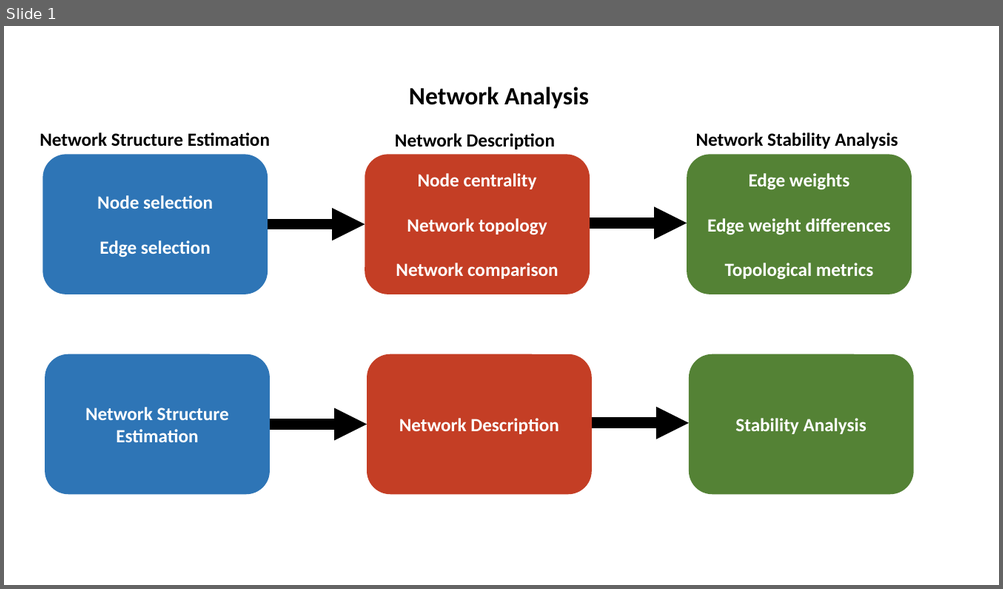
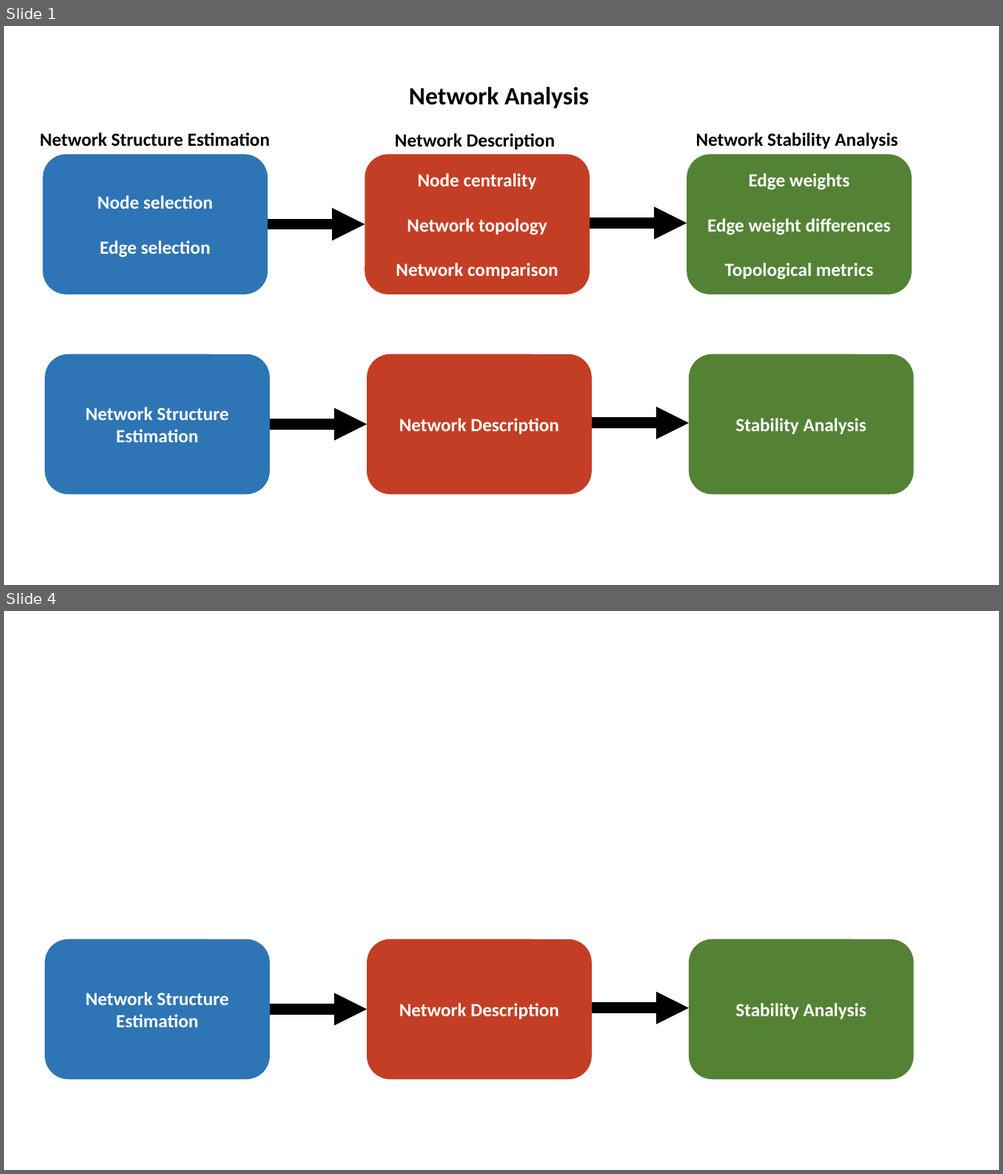
Before and after one commit to le-clemo/EMA-mindfulness, a slide deck: Figures/Thesis_figures.pptx. Shown one above the other, each under a label of ours: slide 1 before the commit, slides 1 and 4 after it; the slides between them are not shown. The pictures are 1003x589 and 1003x1174 pixels, drawn with LibreOffice and Linux fonts; fonts in the diff are those of the drawing. Boxes give left, top, right and bottom in pixels: in the first picture for what was removed or moved away, otherwise in the second. Text is boxed around its words. In the diff, an @@ line names an element or a change of style, - is before the commit and + after.

```diff
--- a/Figures/Thesis_figures.pptx
+++ b/Figures/Thesis_figures.pptx
@@ slide 4 added at (4, 611, 999, 1170), background #FFFFFF @@
@@ rounded rectangle added at (45, 940, 270, 1079), fill #2E75B6, 18 pt, text #FFFFFF, bold @@
+Network Structure Estimation
@@ rounded rectangle added at (367, 940, 591, 1079), fill #C43E25, 18 pt, text #FFFFFF, bold @@
+Network Description
@@ rounded rectangle added at (689, 940, 913, 1079), fill #548235, 18 pt, text #FFFFFF, bold @@
+Stability Analysis
@@ arrow added from (270, 1009) to (367, 1009), #000000 10.5 pt @@
@@ arrow added from (592, 1008) to (689, 1008), #000000 10.5 pt @@
```
Also in this commit, not shown: 2 other slides added, 29 other files.
